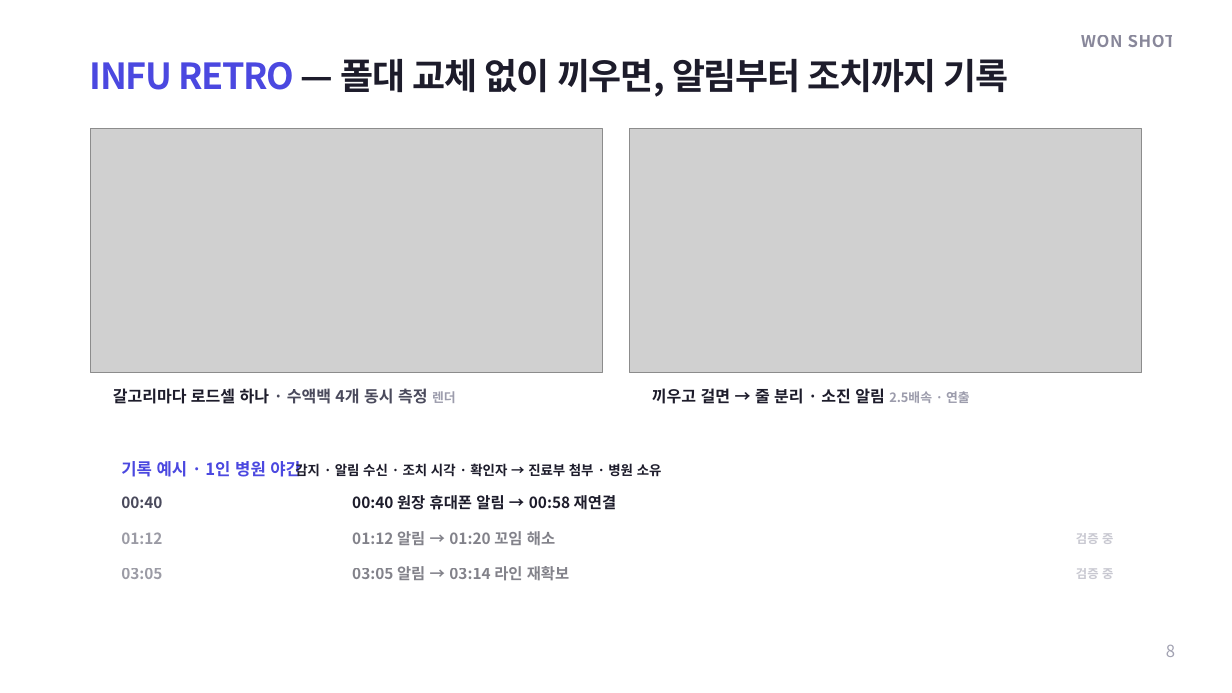
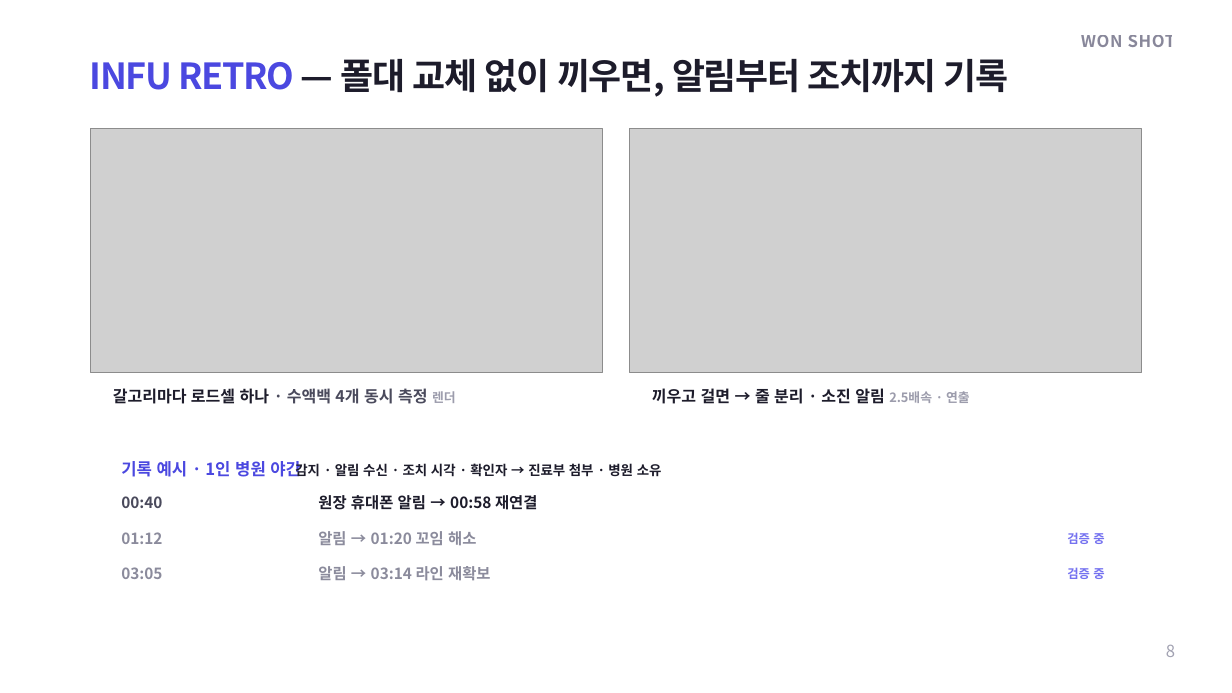
Before and after one commit to yhkwon2004/pet_test, a slide deck: slide 8 of export/INFU-RETRO_IR_WON-SHOT_editable.pptx. Drawn at 1232x693 pixels with LibreOffice and Linux fonts; fonts in the diff are those of the drawing; grey boxes stand for pictures; background and template pictures are left out. Boxes give left, top, right and bottom in pixels: in the first picture for what was removed or moved away, otherwise in the second. Text is boxed around its words. In the diff, an @@ line names an element or a change of style, - is before the commit and + after.

```diff
--- a/export/INFU-RETRO_IR_WON-SHOT_editable.pptx
+++ b/export/INFU-RETRO_IR_WON-SHOT_editable.pptx
@@ text at (318,493,537,513): text changed @@
-00:40 원장 휴대폰 알림 → 00:58 재연결
+원장 휴대폰 알림 → 00:58 재연결
@@ text "01:12" at (121,532,162,544): text colour #4A4A5C at 55% opacity to #8B8B9C @@
@@ text at (318,531,476,545): text changed; text colour #1D1C2B at 55% opacity to #8B8B9C @@
-01:12 알림 → 01:20 꼬임 해소
+알림 → 01:20 꼬임 해소
@@ text "검증 중": place and size @@
-text "검증 중" at (1076,533,1113,544)
+text "검증 중" at (1067,532,1104,544)
@@ text "검증 중" at (1067,532,1104,544): text colour #9C9CAC at 55% opacity to #7471F0 @@
@@ text "03:05" at (121,567,162,579): text colour #4A4A5C at 55% opacity to #8B8B9C @@
@@ text at (318,566,490,581): text changed; text colour #1D1C2B at 55% opacity to #8B8B9C @@
-03:05 알림 → 03:14 라인 재확보
+알림 → 03:14 라인 재확보
@@ text "검증 중": place and size @@
-text "검증 중" at (1076,568,1113,579)
+text "검증 중" at (1067,567,1104,579)
@@ text "검증 중" at (1067,567,1104,579): text colour #9C9CAC at 55% opacity to #7471F0 @@
```
Also in this commit, not shown: 15 other slides changed, 3 other files.
